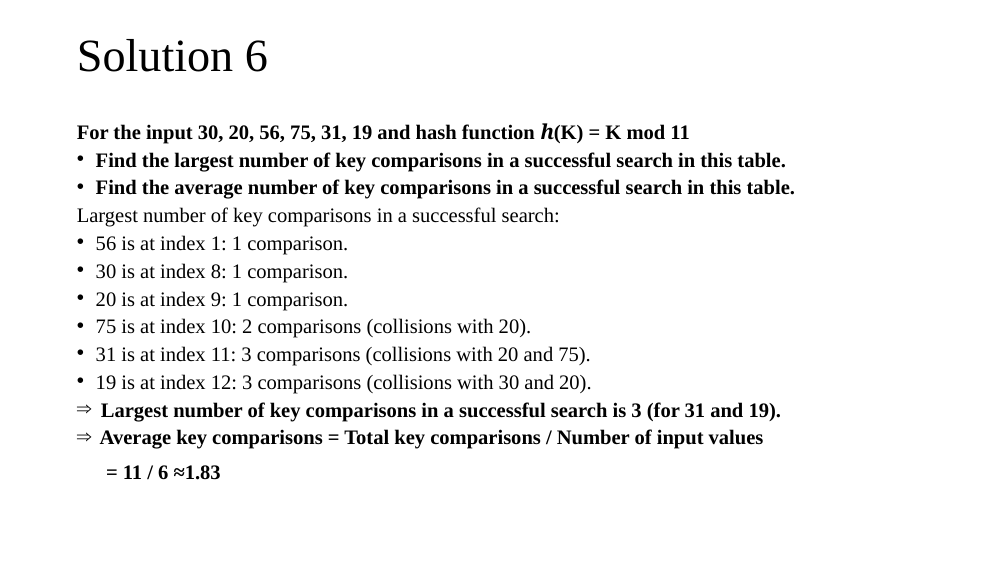
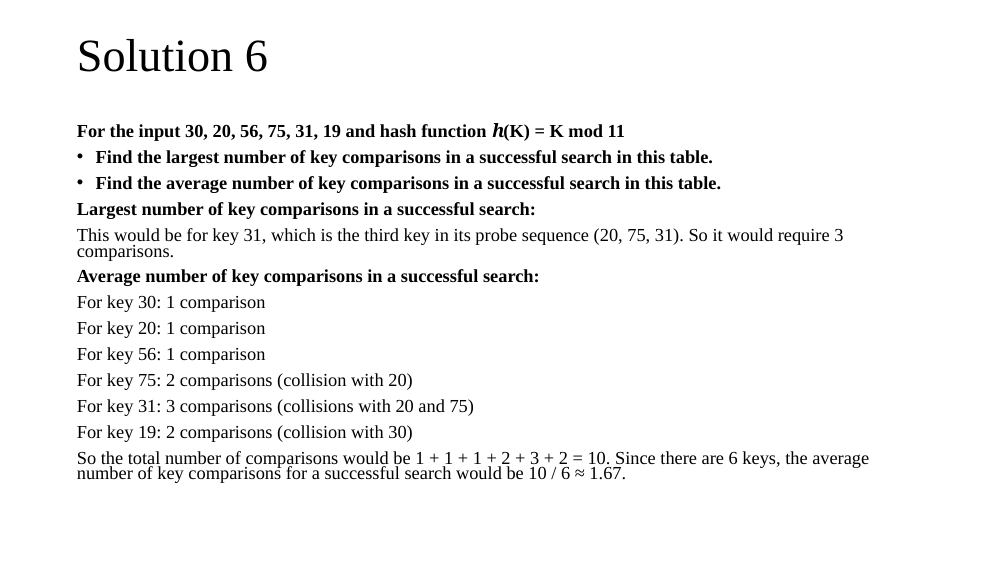
Before and after one commit to tamlhp/2801ict, a slide deck: slide 45 of week-7&8/problem-set/2801ict-week7&8.pptx. Drawn at 1008x567 pixels with LibreOffice and Linux fonts; fonts in the diff are those of the drawing. Boxes give left, top, right and bottom in pixels: in the first picture for what was removed or moved away, otherwise in the second. Text is boxed around its words. In the diff, an @@ line names an element or a change of style, - is before the commit and + after.

```diff
--- a/week-7&8/problem-set/2801ict-week7&8.pptx
+++ b/week-7&8/problem-set/2801ict-week7&8.pptx
@@ text at [77, 123, 721, 219]: size 19.6 to 17.5 pt in "For the input 30, 20, 56, 75, ...", "Find the largest number of key comparisons ...", "Find the average number of key comparisons ...", "Largest number of key comparisons in a ..."; bold on in "Largest number of key comparisons in a ..." @@
@@ text at [77, 228, 869, 483]: text changed; size 19.6 to 17.5 pt @@
-• 56 is at index 1: 1 comparison.
-• 30 is at index 8: 1 comparison.
-• 20 is at index 9: 1 comparison.
-• 75 is at index 10: 2 comparisons (collisions with 20).
-• 31 is at index 11: 3 comparisons (collisions with 20 and 75).
-• 19 is at index 12: 3 comparisons (collisions with 30 and 20).
-⇒ Largest number of key comparisons in a successful search is 3 (for 31 and 19).
-⇒ Average key comparisons = Total key comparisons / Number of input values
-  = 11 / 6 ≈1.83
+This would be for key 31, which is the third key in its probe sequence (20, 75, 31). So it would require 3 comparisons.
+Average number of key comparisons in a successful search:
+For key 30: 1 comparison
+For key 20: 1 comparison
+For key 56: 1 comparison
+For key 75: 2 comparisons (collision with 20)
+For key 31: 3 comparisons (collisions with 20 and 75)
+For key 19: 2 comparisons (collision with 30)
+So the total number of comparisons would be 1 + 1 + 1 + 2 + 3 + 2 = 10. Since there are 6 keys, the average number of key comparisons for a successful search would be 10 / 6 ≈ 1.67.
```
Also in this commit, not shown: 1 other slide changed, 1 other file.
